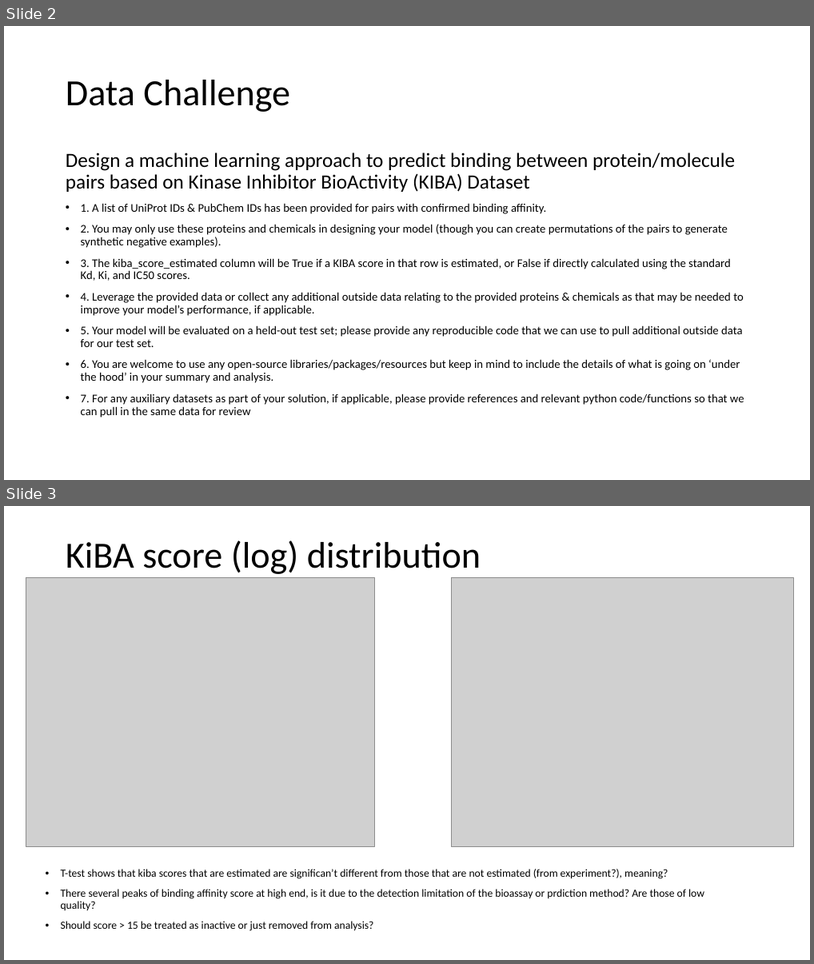
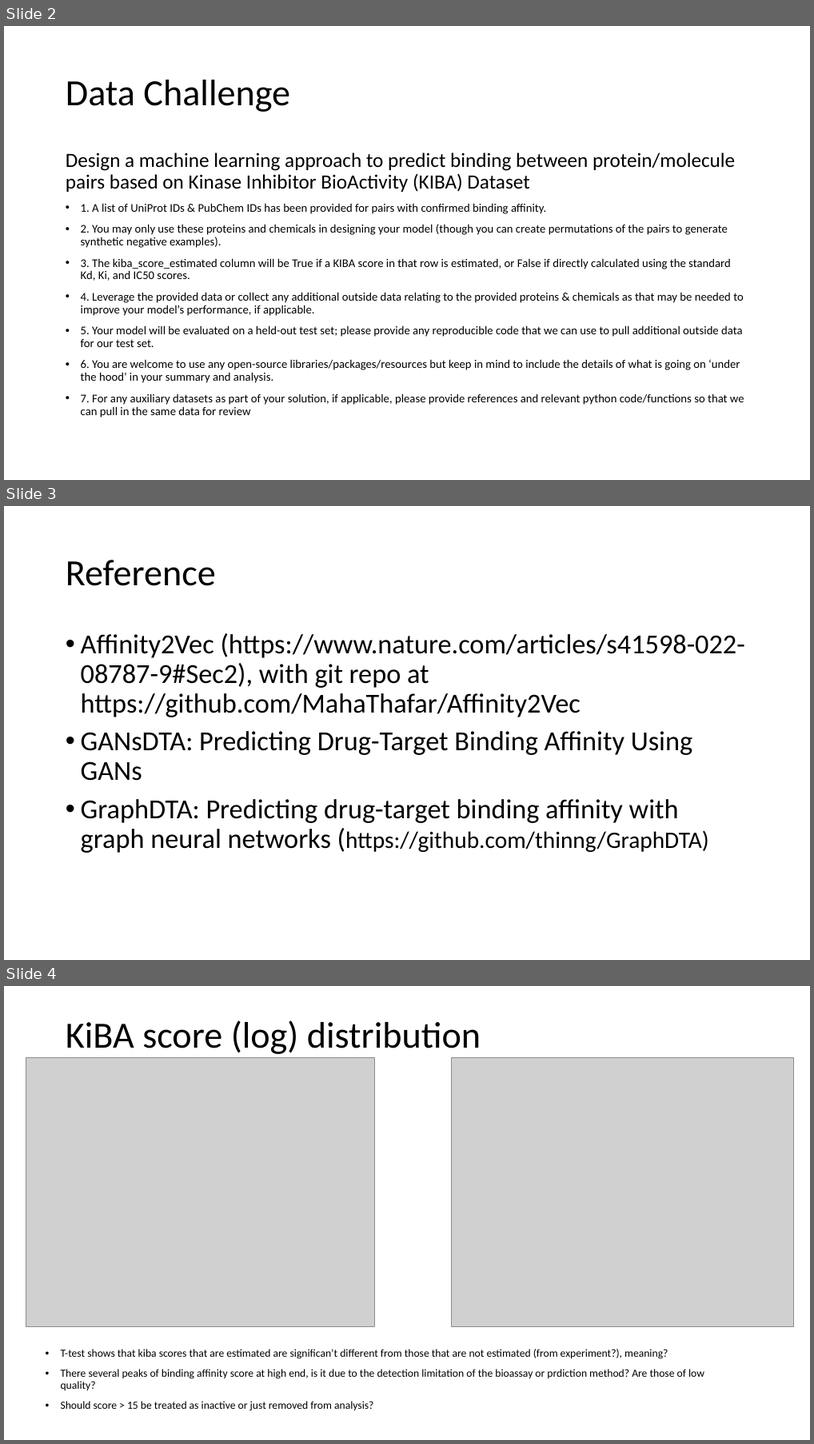
Before and after one commit to flycloud-king/DTI_KiBA, a slide deck: DTI prediction with KiBA dataset.pptx. Shown one above the other, each under a label of ours: slides 2 and 3 before the commit, slides 2, 3 and 4 after it. The pictures are 814x964 and 814x1444 pixels, drawn with LibreOffice and Linux fonts; fonts in the diff are those of the drawing; grey boxes stand for pictures. Boxes give left, top, right and bottom in pixels: in the first picture for what was removed or moved away, otherwise in the second. Text is boxed around its words. In the diff, an @@ line names an element or a change of style, - is before the commit and + after.

```diff
--- a/DTI prediction with KiBA dataset.pptx
+++ b/DTI prediction with KiBA dataset.pptx
@@ slide 3 added at (4, 506, 810, 960), background #FFFFFF @@
@@ title added at (66, 560, 216, 586), 44 pt, text #000000 @@
+Reference
@@ text added at (81, 633, 746, 852), 32.6 pt, text #000000 @@
+• Affinity2Vec (https://www.nature.com/articles/s41598-022-08787-9#Sec2), with git repo at https://github.com/MahaThafar/Affinity2Vec
+• GANsDTA: Predicting Drug-Target Binding Affinity Using GANs
+• GraphDTA: Predicting drug-target binding affinity with graph neural networks (https://github.com/thinng/GraphDTA)
@@ what was slide 3 is now slide 4 @@
```
Also in this commit, not shown: 4 slides changed.
